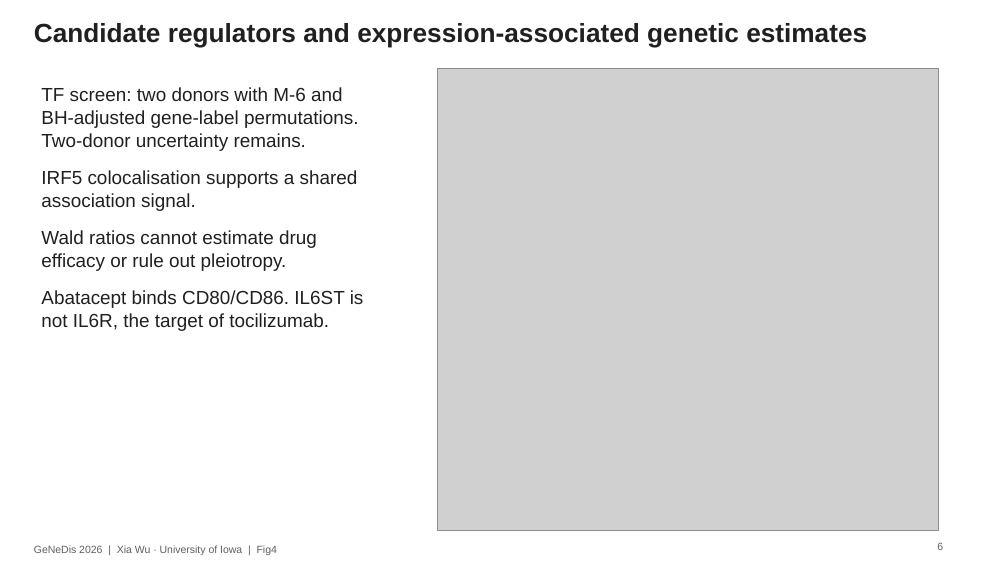
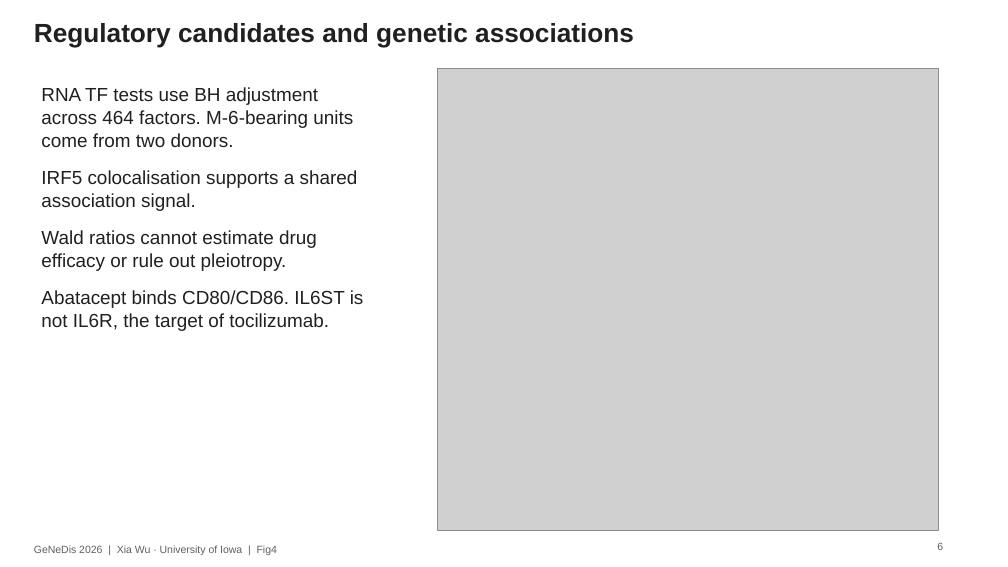
Before and after one commit to candicewu0515/genedis2026-ra-multiomics, a slide deck: slide 6 of presentation/GeNeDis2026_RA_results.pptx. Drawn at 1008x567 pixels with LibreOffice and Linux fonts; fonts in the diff are those of the drawing; grey boxes stand for pictures. Boxes give left, top, right and bottom in pixels: in the first picture for what was removed or moved away, otherwise in the second. Text is boxed around its words. In the diff, an @@ line names an element or a change of style, - is before the commit and + after.

```diff
--- a/presentation/GeNeDis2026_RA_results.pptx
+++ b/presentation/GeNeDis2026_RA_results.pptx
@@ text at (x1=34, y1=23, x2=634, y2=47): text changed @@
-Candidate regulators and expression-associated genetic estimates
+Regulatory candidates and genetic associations
@@ text at (x1=41, y1=87, x2=353, y2=147): text changed @@
-TF screen: two donors with M-6 and BH-adjusted gene-label permutations. Two-donor uncertainty remains.
+RNA TF tests use BH adjustment across 464 factors. M-6-bearing units come from two donors.
```
Also in this commit, not shown: 6 other slides changed, 13 other files.
